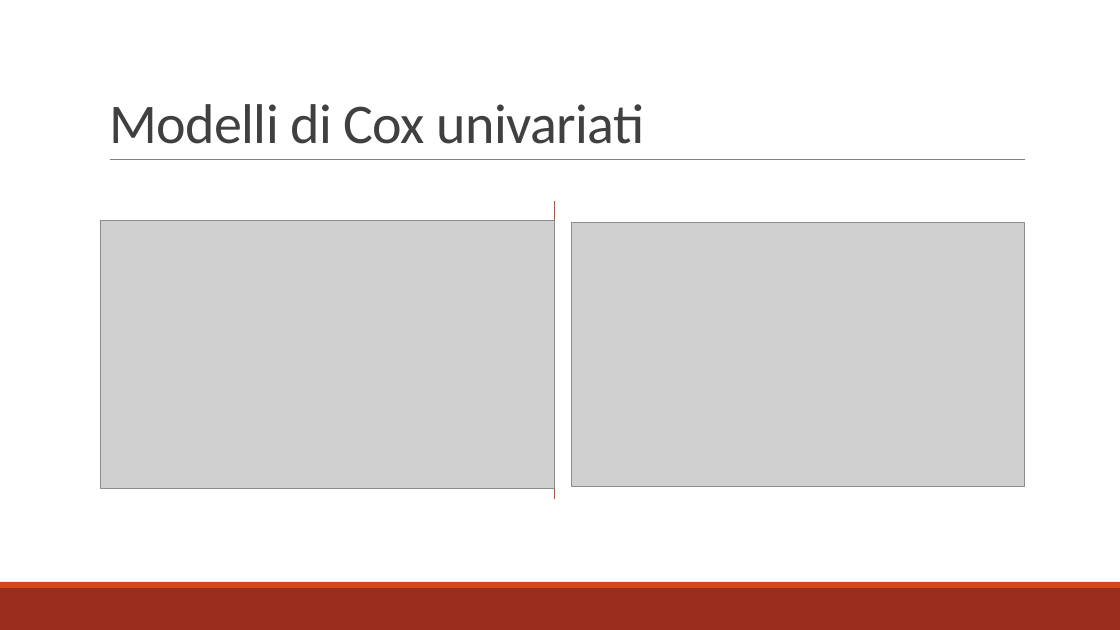
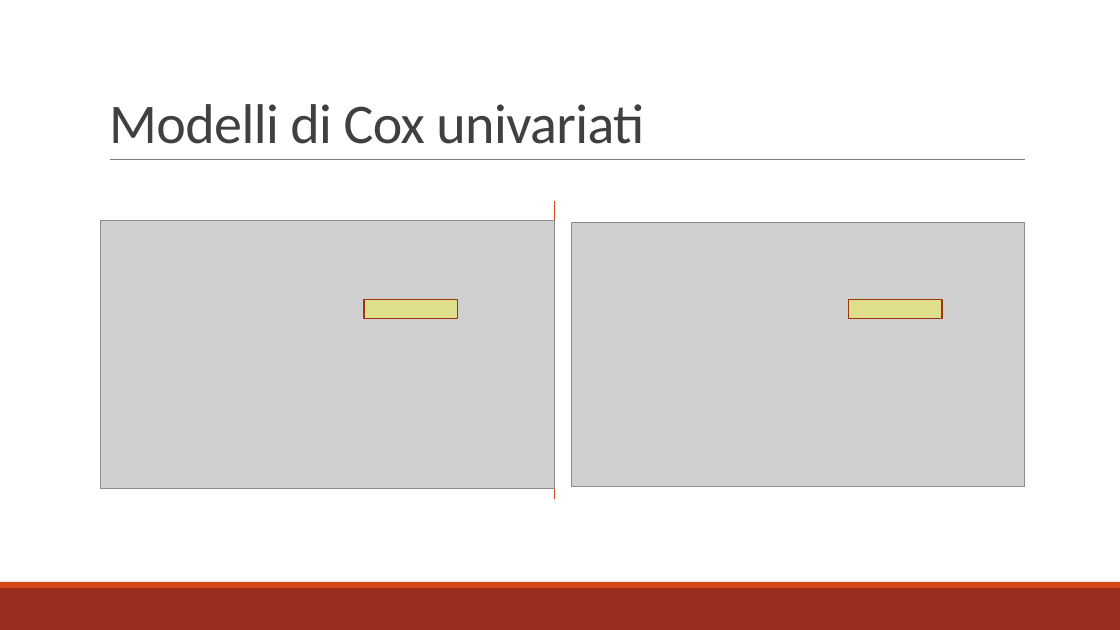
Before and after one commit to alghul96/AnalisiCdS, a slide deck: slide 17 of 2017-5 - 10 gruppo 8.pptx. Drawn at 1120x630 pixels with LibreOffice and Linux fonts; fonts in the diff are those of the drawing; grey boxes stand for pictures. Boxes give left, top, right and bottom in pixels: in the first picture for what was removed or moved away, otherwise in the second. Text is boxed around its words. In the diff, an @@ line names an element or a change of style, - is before the commit and + after.

```diff
--- a/2017-5 - 10 gruppo 8.pptx
+++ b/2017-5 - 10 gruppo 8.pptx
@@ rectangle added at (364, 300, 458, 319), fill #FFFF00 at 33% opacity, outline #9C3511 1.25 pt @@
@@ rectangle added at (849, 300, 943, 319), fill #FFFF00 at 33% opacity, outline #9C3511 1.25 pt @@
```
Also in this commit, not shown: 2 other slides changed, 2 slides added, 4 other files.
